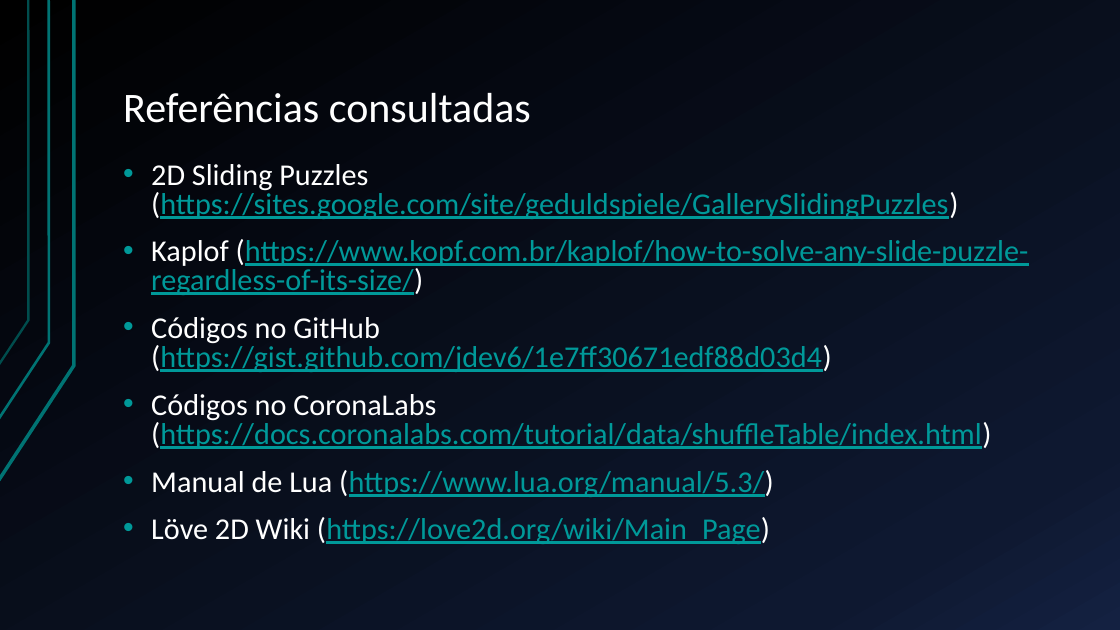
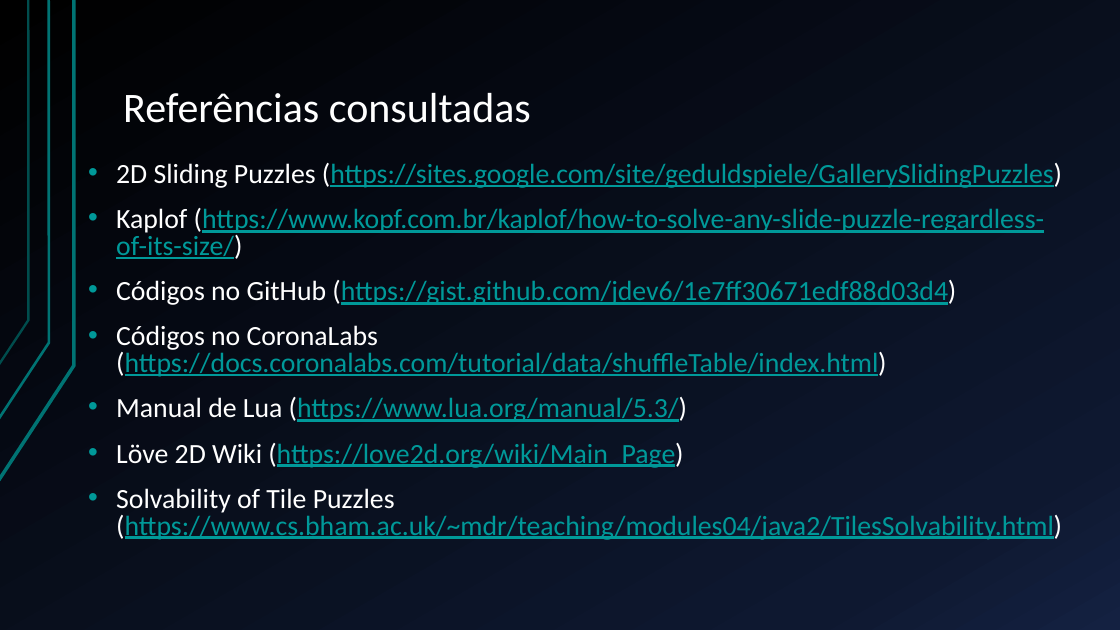
Before and after one commit to Esduard/INF1031-SLIDING_PUZZLE, a slide deck: slide 10 of Apresentação/Deslize.pptx (slide 9 before the commit). Drawn at 1120x630 pixels with LibreOffice and Linux fonts; fonts in the diff are those of the drawing. Boxes give left, top, right and bottom in pixels: in the first picture for what was removed or moved away, otherwise in the second. Text is boxed around its words. In the diff, an @@ line names an element or a change of style, - is before the commit and + after.

```diff
--- a/Apresentação/Deslize.pptx
+++ b/Apresentação/Deslize.pptx
@@ text "2D Sliding Puzzles (https://sites.google.com/site/geduldspie ...": place and size @@
-text "2D Sliding Puzzles (https://sites.google.com/site/geduldspie ..." at bbox=[151, 164, 1029, 544]
+text "2D Sliding Puzzles (https://sites.google.com/site/geduldspie ..." at bbox=[116, 163, 1062, 540]
@@ text at bbox=[116, 163, 1062, 468]: size 25.9 to 23.8 pt in "2D Sliding Puzzles (https://sites.google.com/site/geduldspie ...", "Kaplof (https://www.kopf.com.br/kaplof/how-to-solve-any-slid ...", "Códigos no GitHub (https://gist.github.com/jdev6/1e7ff30671e ...", "Códigos no CoronaLabs (https://docs.coronalabs.com/tutorial/ ..." and 2 more places @@
@@ text at bbox=[116, 488, 1062, 540]: paragraph added @@
+• Solvability of Tile Puzzles (https://www.cs.bham.ac.uk/~mdr/teaching/modules04/java2/TilesSolvability.html)
```
Also in this commit, not shown: 2 other slides changed, 1 slide added.
